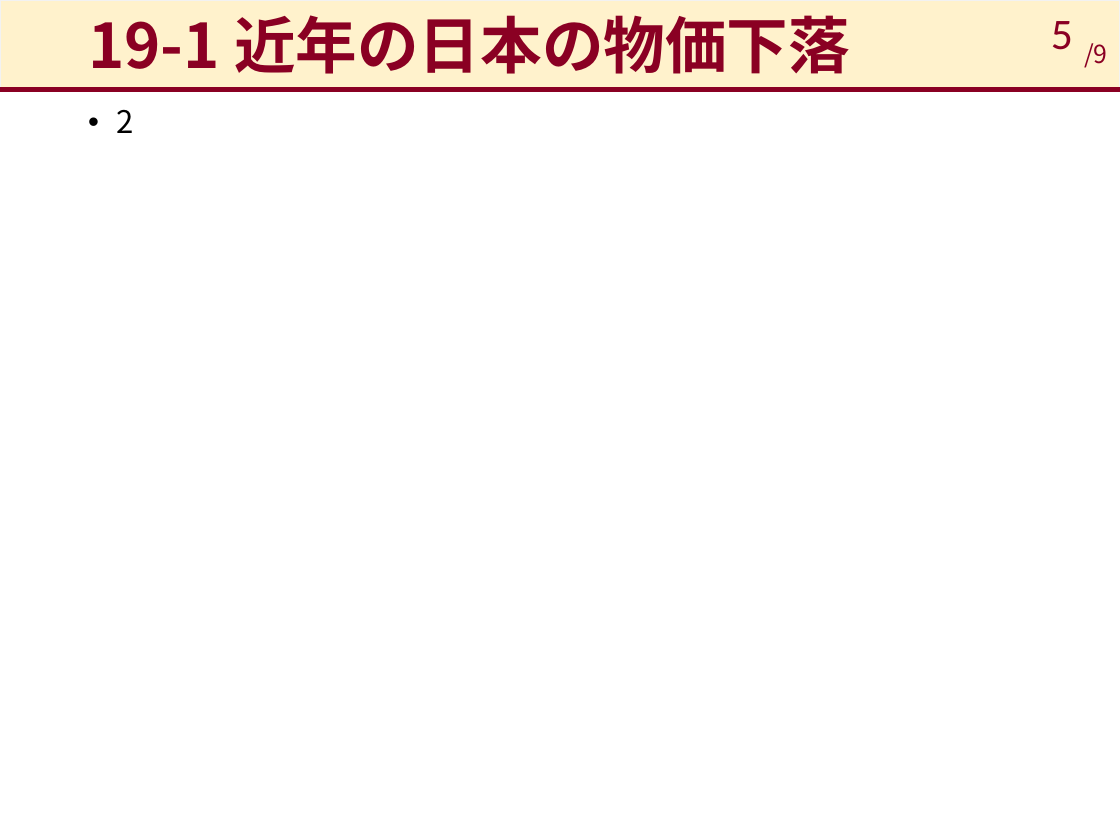
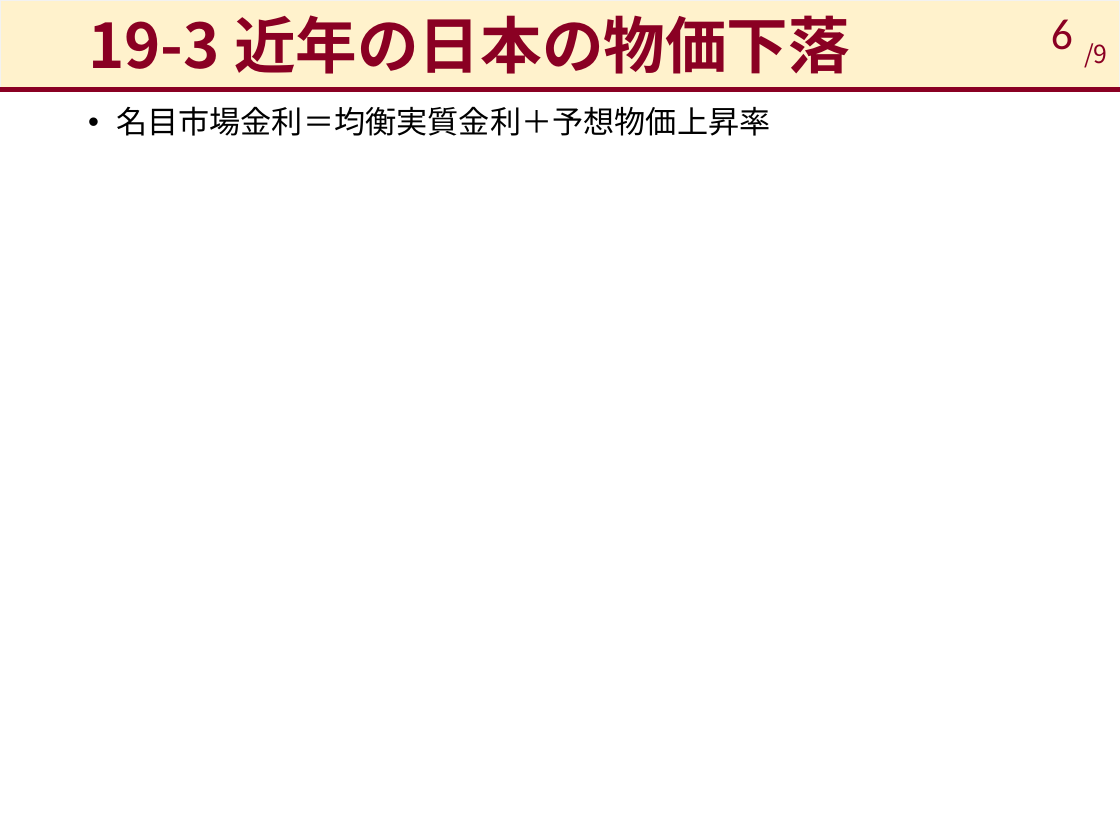
Before and after one commit to takashiikai1991/shirakawa, a slide deck: slide 6 of Sec_18/現代の金融政策_19.pptx (slide 5 before the commit). Drawn at 1120x840 pixels with LibreOffice and Linux fonts; fonts in the diff are those of the drawing. Boxes give left, top, right and bottom in pixels: in the first picture for what was removed or moved away, otherwise in the second. Text is boxed around its words. In the diff, an @@ line names an element or a change of style, - is before the commit and + after.

```diff
--- a/Sec_18/現代の金融政策_19.pptx
+++ b/Sec_18/現代の金融政策_19.pptx
@@ title at (88,15,850,74): text changed @@
-19-1 近年の日本の物価下落
+19-3 近年の日本の物価下落
@@ page number at (1051,19,1073,50): text changed @@
-5
+6
@@ text at (116,106,770,136): text changed @@
-• 2
+• 名目市場金利＝均衡実質金利＋予想物価上昇率
```
Also in this commit, not shown: 1 other slide changed, 1 slide added.
